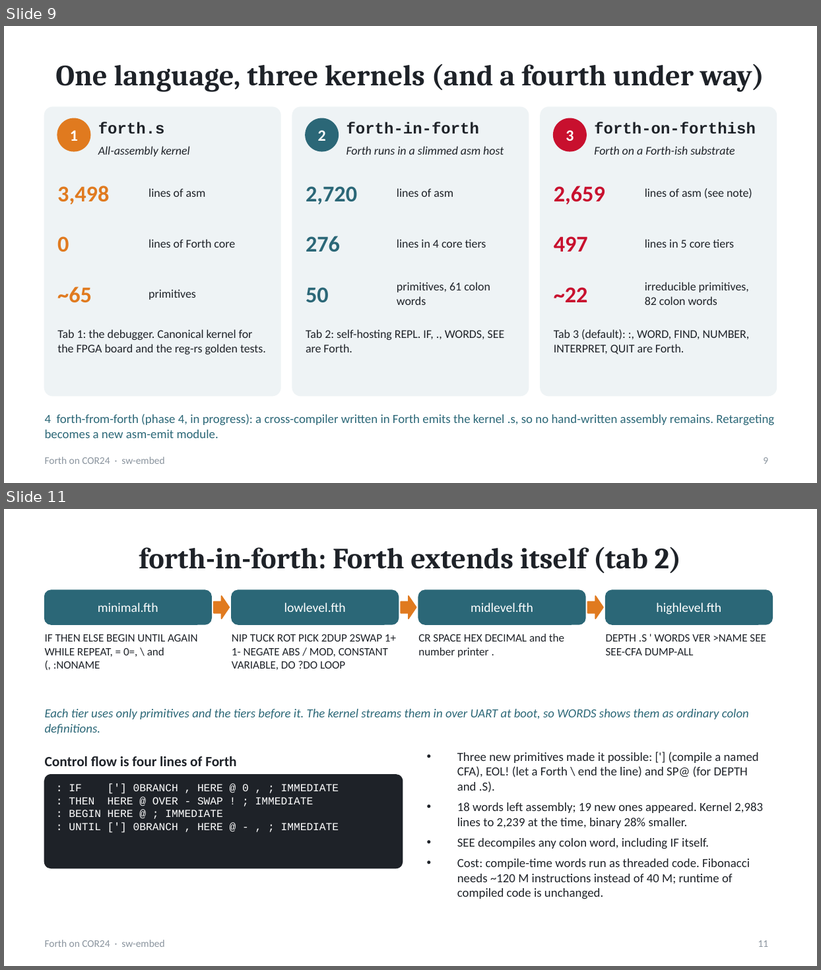
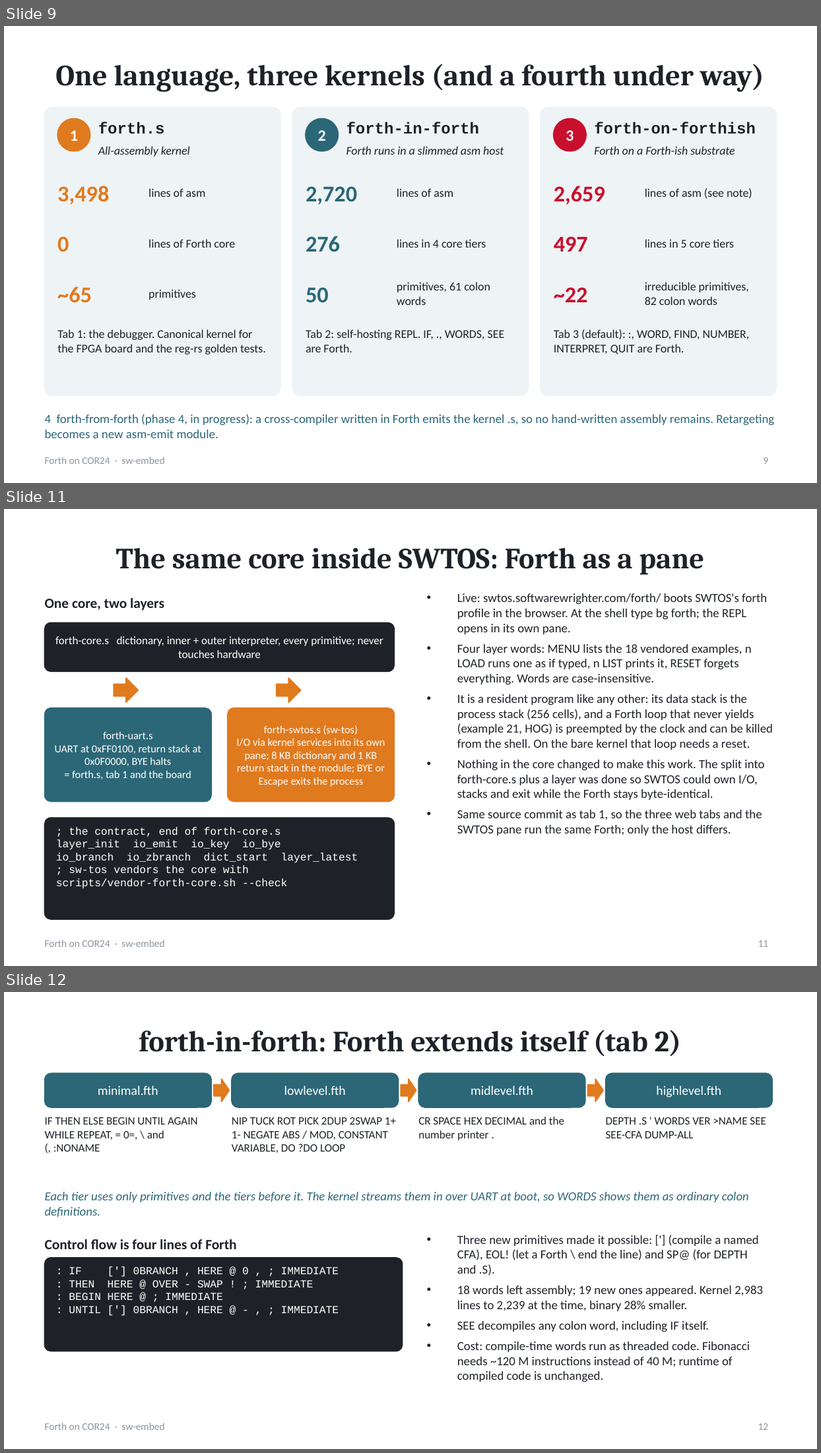
Before and after one commit to sw-embed/sw-cor24-forth, a slide deck: docs/presentation/forth-on-cor24.pptx. Shown one above the other, each under a label of ours: slides 9 and 11 before the commit, slides 9, 11 and 12 after it; the slides between them are not shown. The pictures are 821x970 and 821x1453 pixels, drawn with LibreOffice and Linux fonts; fonts in the diff are those of the drawing. Boxes give left, top, right and bottom in pixels: in the first picture for what was removed or moved away, otherwise in the second. Text is boxed around its words. In the diff, an @@ line names an element or a change of style, - is before the commit and + after.

```diff
--- a/docs/presentation/forth-on-cor24.pptx
+++ b/docs/presentation/forth-on-cor24.pptx
@@ slide 11 added at box(4, 509, 817, 966), background #FFFFFF; not listed: 1 template element that a slide beside it also shows @@
@@ title added at box(116, 548, 705, 575), 26 pt, text #1E2228, bold @@
+The same core inside SWTOS: Forth as a pane
@@ text added at box(45, 598, 164, 611), 12.5 pt, text #1E2228, bold @@
+One core, two layers
@@ text added at box(457, 593, 773, 836), 11 pt, text #1E2228 @@
+• Live: swtos.softwarewrighter.com/forth/ boots SWTOS's forth profile in the browser. At the shell type bg forth; the REPL opens in its own pane.
+• Four layer words: MENU lists the 18 vendored examples, n LOAD runs one as if typed, n LIST prints it, RESET forgets everything. Words are case-insensitive.
+• It is a resident program like any other: its data stack is the process stack (256 cells), and a Forth loop that never yields (example 21, HOG) is preempted by the clock and can be killed from the shell. On the bare kernel that loop needs a reset.
+• Nothing in the core changed to make this work. The split into forth-core.s plus a layer was done so SWTOS could own I/O, stacks and exit while the Forth stays byte-identical.
+• Same source commit as tab 1, so the three web tabs and the SWTOS pane run the same Forth; only the host differs.
@@ rounded rectangle added at box(45, 623, 394, 671), fill #1E2228, outline #1E2228 1 pt @@
@@ text added at box(55, 636, 384, 658), 10 pt, text #FFFFFF @@
+forth-core.s dictionary, inner + outer interpreter, every primitive; never touches hardware
@@ right arrow added at box(114, 678, 138, 702), fill #E07A1F, outline #E07A1F 1 pt @@
@@ right arrow added at box(277, 678, 301, 702), fill #E07A1F, outline #E07A1F 1 pt @@
@@ rounded rectangle added at box(45, 708, 211, 802), fill #2B6777, outline #2B6777 1 pt @@
@@ rounded rectangle added at box(228, 708, 394, 802), fill #E07A1F, outline #E07A1F 1 pt @@
@@ text added at box(236, 725, 385, 787), 9.5 pt, text #FFFFFF @@
+forth-swtos.s (sw-tos)
+I/O via kernel services into its own pane; 8 KB dictionary and 1 KB return stack in the module; BYE or Escape exits the process
@@ text added at box(55, 731, 201, 780), 9.5 pt, text #FFFFFF @@
+forth-uart.s
+UART at 0xFF0100, return stack at 0x0F0000, BYE halts
+= forth.s, tab 1 and the board
@@ rounded rectangle added at box(45, 818, 394, 920), fill #1E2228, outline #1E2228 1 pt @@
@@ text added at box(56, 827, 358, 889), 9.5 pt, text #FFFFFF @@
+; the contract, end of forth-core.s
+layer_init io_emit io_key io_bye
+io_branch io_zbranch dict_start layer_latest
+; sw-tos vendors the core with
+scripts/vendor-forth-core.sh --check
@@ page number added at box(758, 941, 769, 947), 9 pt, text #8A949E @@
+11
@@ what was slide 11 is now slide 12 @@
@@ page number at box(758, 1424, 769, 1430): text changed @@
-11
+12
```
Also in this commit, not shown: 3 slides changed, 2 other files.
